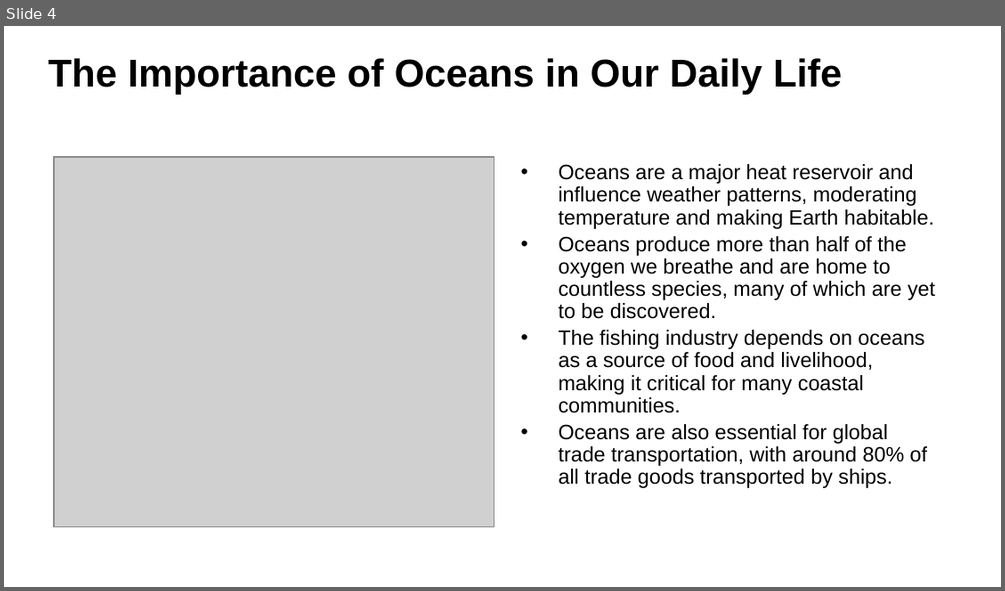
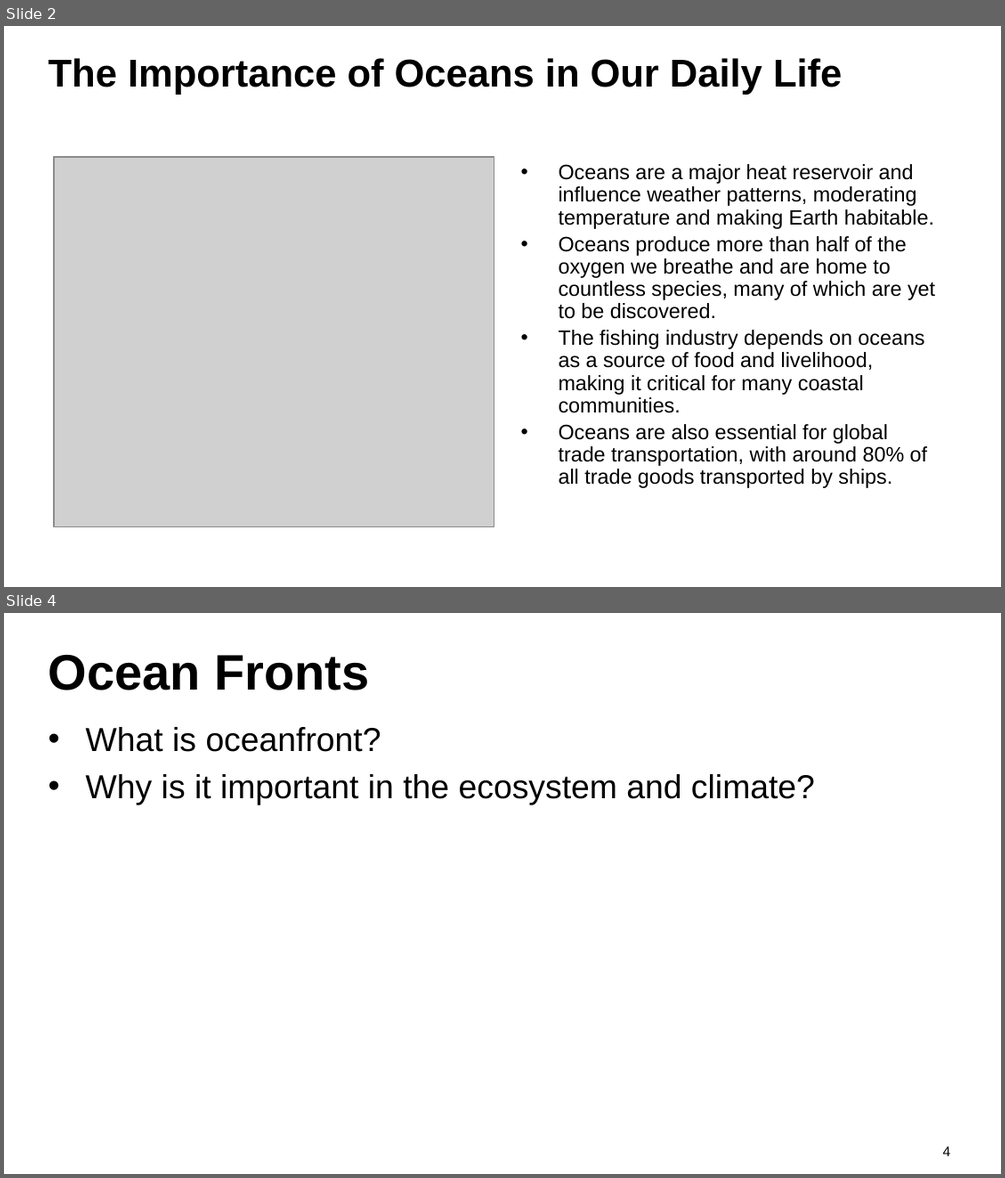
Before and after one commit to YaolinGe/THESIS, a slide deck: presentation/slides/phd.pptx. Shown one above the other, each under a label of ours: slide 4 before the commit, slides 2 and 4 after it; the slides between them are not shown. The pictures are 1005x591 and 1005x1178 pixels, drawn with LibreOffice and Linux fonts; fonts in the diff are those of the drawing; grey boxes stand for pictures; background and template pictures are left out. Boxes give left, top, right and bottom in pixels: in the first picture for what was removed or moved away, otherwise in the second. Text is boxed around its words. In the diff, an @@ line names an element or a change of style, - is before the commit and + after.

```diff
--- a/presentation/slides/phd.pptx
+++ b/presentation/slides/phd.pptx
@@ slide 4 added at [4, 613, 1001, 1174], background #FFFFFF @@
@@ title added at [48, 655, 369, 690], 36 pt, text #000000, bold @@
+Ocean Fronts
@@ text added at [86, 727, 815, 804], 24 pt, text #000000 @@
+• What is oceanfront?
+• Why is it important in the ecosystem and climate?
@@ page number added at [943, 1146, 951, 1156], 10 pt, text #000000 @@
+4
@@ what was slide 4 is now slide 2 @@
```
Also in this commit, not shown: 2 slides changed, 7 other slides added, 5 slides removed, 3 other files.
